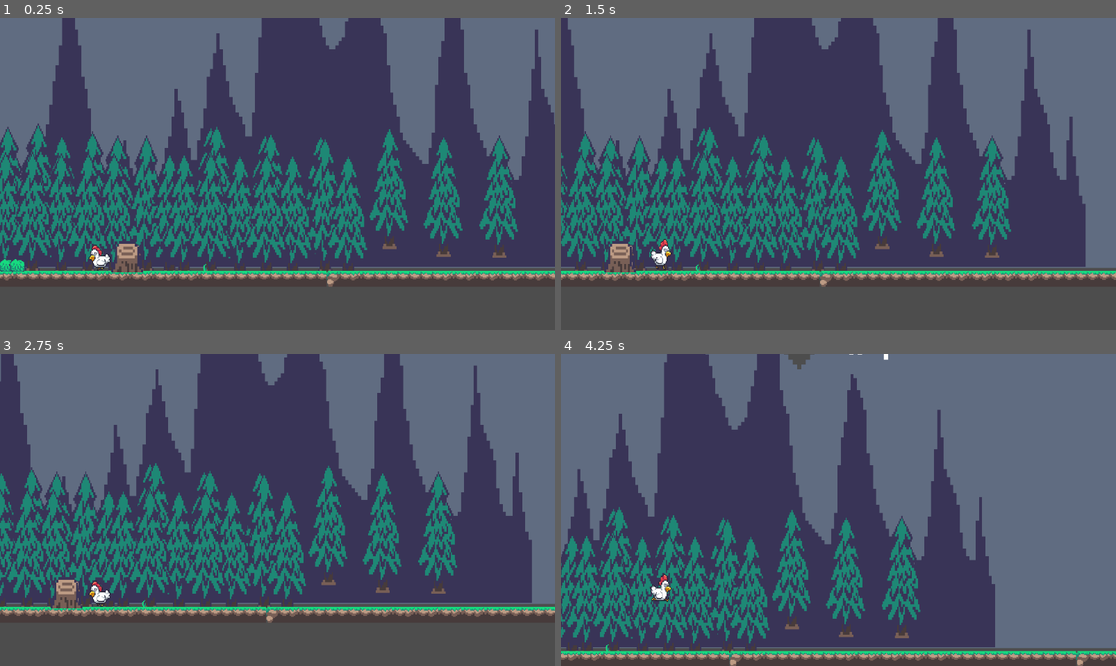
Above: before the commit, frames 1-4 (two rows, left to right).
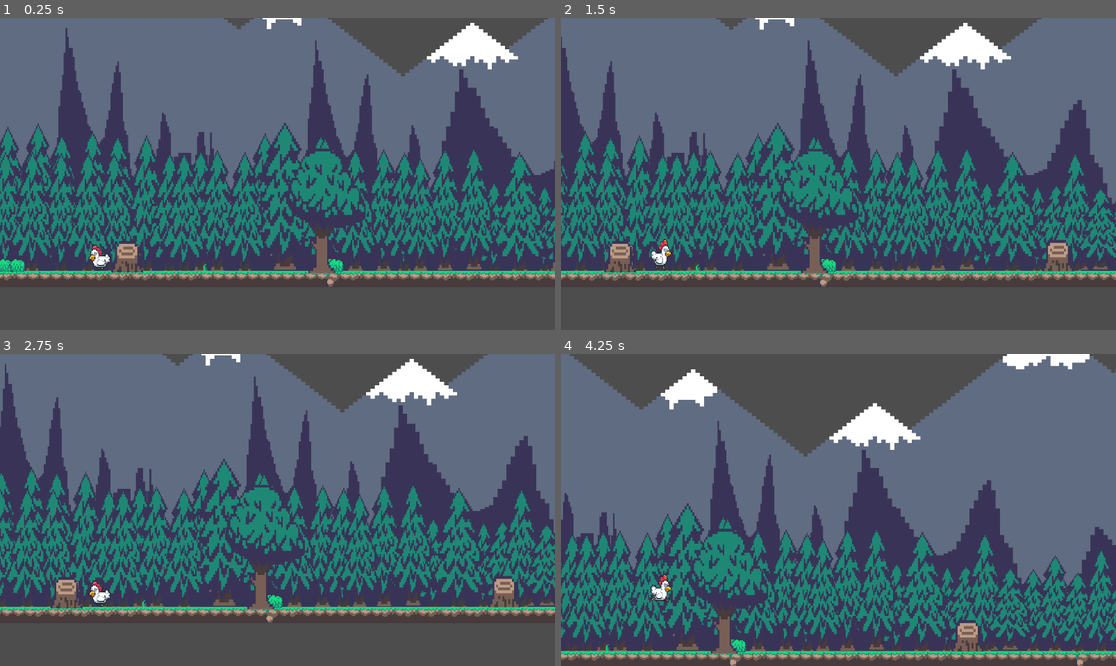
Above: after the commit, the same moments.

Repository: trafo30/Pollitosenfuga
Game: Godot game, scene res://scenes/Mundo_Tuto.tscn
Two runs of this game, one before a commit and one after it. Both use one fixed random seed, a clock stepped at 60 frames per second and the inputs below.
Inputs:
- Up to frame 1 (0.25 s): no input
- Up to frame 2 (1.5 s): tap Enter (ui_accept) at 0.5, 0.77 s; hold Right (ui_right) from 0.53 s (still down)
- Up to frame 3 (2.75 s): tap Enter (ui_accept) at 1.52 s; release Right (ui_right) at 2.03 s; hold Left (ui_left) from 2.03 s (still down)
- Up to frame 4 (4.25 s): release Left (ui_left) at 2.78 s; hold Right (ui_right) from 2.78 s (still down); tap Enter (ui_accept) at 3.02, 3.77 s

The runs differ from the first frame. In frame 1, 33% of the frame differs, in the area x 0-100%, y 0-87%; in frame 2, 36%; in frame 3, 36%; in frame 4, 49%, in the area x 0-100%, y 0-100%.

Commit message:
Update Mundo_Tuto.tscn

Diff:
--- a/scenes/Mundo_Tuto.tscn
+++ b/scenes/Mundo_Tuto.tscn
@@ -499,13 +499,23 @@
 [node name="Node2D" type="Node2D"]
 
 [node name="MountainsA" type="Sprite2D" parent="."]
-position = Vector2(287, -330.5)
-scale = Vector2(5.99219, 5.11719)
+position = Vector2(296, -227.75)
+scale = Vector2(5.99219, 3.44141)
 texture = ExtResource("1_2uqso")
 
 [node name="MountainsB" type="Sprite2D" parent="."]
-position = Vector2(87.5, -264.5)
-scale = Vector2(4.44922, 4.07031)
+position = Vector2(299, -117.25)
+scale = Vector2(5.97656, 2.08984)
+texture = ExtResource("1_kimao")
+
+[node name="MountainsB2" type="Sprite2D" parent="."]
+position = Vector2(-144, -151.125)
+scale = Vector2(2.47266, 2.29492)
+texture = ExtResource("1_kimao")
+
+[node name="MountainsB3" type="Sprite2D" parent="."]
+position = Vector2(201, -138)
+scale = Vector2(2.47266, 2.29492)
 texture = ExtResource("1_kimao")
 
 [node name="TreeB" type="Sprite2D" parent="."]
@@ -549,8 +559,8 @@
 texture = ExtResource("2_pg57t")
 
 [node name="TreeB9" type="Sprite2D" parent="."]
-position = Vector2(-210, -80)
-scale = Vector2(1.79167, 2.67188)
+position = Vector2(-214.5, -83.2499)
+scale = Vector2(1.97917, 2.77344)
 texture = ExtResource("2_pg57t")
 
 [node name="TreeB10" type="Sprite2D" parent="."]
@@ -569,11 +579,16 @@
 texture = ExtResource("2_pg57t")
 
 [node name="TreeB13" type="Sprite2D" parent="."]
-position = Vector2(128, -109)
+position = Vector2(114, -84)
 scale = Vector2(1.79167, 2.67188)
 texture = ExtResource("2_pg57t")
 
 [node name="TreeB14" type="Sprite2D" parent="."]
+position = Vector2(203, -101)
+scale = Vector2(1.79167, 2.67188)
+texture = ExtResource("2_pg57t")
+
+[node name="TreeB39" type="Sprite2D" parent="."]
 position = Vector2(203, -101)
 scale = Vector2(1.79167, 2.67188)
 texture = ExtResource("2_pg57t")
@@ -629,27 +644,132 @@
 texture = ExtResource("2_pg57t")
 
 [node name="TreeB25" type="Sprite2D" parent="."]
-position = Vector2(375, -108)
+position = Vector2(367, -85)
 scale = Vector2(1.79167, 2.67188)
 texture = ExtResource("2_pg57t")
 
 [node name="TreeB26" type="Sprite2D" parent="."]
-position = Vector2(450, -99.9998)
+position = Vector2(396, -82)
 scale = Vector2(1.79167, 2.67188)
 texture = ExtResource("2_pg57t")
 
 [node name="TreeB27" type="Sprite2D" parent="."]
-position = Vector2(527, -98.9998)
-scale = Vector2(1.79167, 2.67188)
+position = Vector2(452, -86)
+scale = Vector2(1.79167, 2.67188)
+texture = ExtResource("2_pg57t")
+
+[node name="TreeB27" type="Sprite2D" parent="TreeB27"]
+position = Vector2(-123.907, -6.73683)
+scale = Vector2(1.52374, 1.20144)
+texture = ExtResource("2_pg57t")
+
+[node name="TreeB37" type="Sprite2D" parent="."]
+position = Vector2(520, -61)
+scale = Vector2(1.64584, 2.02344)
+texture = ExtResource("2_pg57t")
+
+[node name="TreeB38" type="Sprite2D" parent="."]
+position = Vector2(297, -96)
+scale = Vector2(1.64584, 2.02344)
+texture = ExtResource("2_pg57t")
+
+[node name="TreeB27" type="Sprite2D" parent="TreeB38"]
+position = Vector2(178.025, 18.2857)
+scale = Vector2(0.819887, 0.942118)
+texture = ExtResource("2_pg57t")
+
+[node name="TreeB37" type="Sprite2D" parent="TreeB38"]
+position = Vector2(193.823, 17.7915)
+scale = Vector2(1.13937, 0.949944)
+texture = ExtResource("2_pg57t")
+
+[node name="TreeB38" type="Sprite2D" parent="TreeB38"]
+position = Vector2(214.481, 19.2741)
+scale = Vector2(1.1014, 0.865002)
+texture = ExtResource("2_pg57t")
+
+[node name="TreeB39" type="Sprite2D" parent="TreeB38"]
+position = Vector2(156.759, 6.91891)
+scale = Vector2(1.37988, 1.32832)
+texture = ExtResource("2_pg57t")
+
+[node name="TreeB39" type="Sprite2D" parent="TreeB38/TreeB39"]
+position = Vector2(67.8099, 9.30136)
+scale = Vector2(0.708287, 0.675788)
+texture = ExtResource("2_pg57t")
+
+[node name="TreeB40" type="Sprite2D" parent="TreeB38/TreeB39"]
+position = Vector2(81.1529, 5.60384)
+scale = Vector2(0.757774, 0.791335)
+texture = ExtResource("2_pg57t")
+
+[node name="TreeB41" type="Sprite2D" parent="TreeB38/TreeB39"]
+position = Vector2(94.9565, 10.243)
+scale = Vector2(0.782518, 0.657268)
+texture = ExtResource("2_pg57t")
+
+[node name="TreeB42" type="Sprite2D" parent="TreeB38/TreeB39"]
+position = Vector2(109.2, 4.0926)
+scale = Vector2(0.721502, 0.857649)
+texture = ExtResource("2_pg57t")
+
+[node name="TreeB43" type="Sprite2D" parent="TreeB38/TreeB39"]
+position = Vector2(122.41, 9.25773)
+scale = Vector2(0.721502, 0.684612)
+texture = ExtResource("2_pg57t")
+
+[node name="TreeB44" type="Sprite2D" parent="TreeB38/TreeB39"]
+position = Vector2(133.567, 4.25681)
+scale = Vector2(0.654301, 0.865507)
+texture = ExtResource("2_pg57t")
+
+[node name="TreeB45" type="Sprite2D" parent="TreeB38/TreeB39"]
+position = Vector2(147.068, 8.08127)
+scale = Vector2(0.654301, 0.717608)
+texture = ExtResource("2_pg57t")
+
+[node name="TreeB46" type="Sprite2D" parent="TreeB38/TreeB39"]
+position = Vector2(159.838, 8.18519)
+scale = Vector2(0.654301, 0.748298)
 texture = ExtResource("2_pg57t")
 
 [node name="TreeB28" type="Sprite2D" parent="."]
-position = Vector2(136, -110.5)
+position = Vector2(137, -84)
 scale = Vector2(1.79167, 2.67188)
 texture = ExtResource("2_pg57t")
 
 [node name="TreeB29" type="Sprite2D" parent="."]
-position = Vector2(211, -102.5)
+position = Vector2(952, -76)
+scale = Vector2(1.79167, 2.67188)
+texture = ExtResource("2_pg57t")
+
+[node name="TreeB41" type="Sprite2D" parent="."]
+position = Vector2(985, -77)
+scale = Vector2(1.79167, 2.67188)
+texture = ExtResource("2_pg57t")
+
+[node name="TreeB42" type="Sprite2D" parent="."]
+position = Vector2(1019, -78)
+scale = Vector2(1.79167, 2.67188)
+texture = ExtResource("2_pg57t")
+
+[node name="TreeB43" type="Sprite2D" parent="."]
+position = Vector2(1034, -85)
+scale = Vector2(1.79167, 2.67188)
+texture = ExtResource("2_pg57t")
+
+[node name="TreeB44" type="Sprite2D" parent="."]
+position = Vector2(976, -62)
+scale = Vector2(1.52084, 1.92969)
+texture = ExtResource("2_pg57t")
+
+[node name="TreeB45" type="Sprite2D" parent="."]
+position = Vector2(905, -51)
+scale = Vector2(1.42709, 1.6211)
+texture = ExtResource("2_pg57t")
+
+[node name="TreeB40" type="Sprite2D" parent="."]
+position = Vector2(642, -82)
 scale = Vector2(1.79167, 2.67188)
 texture = ExtResource("2_pg57t")
 
@@ -659,17 +779,17 @@
 texture = ExtResource("2_pg57t")
 
 [node name="TreeB31" type="Sprite2D" parent="."]
-position = Vector2(168, -79.9998)
+position = Vector2(175, -82)
 scale = Vector2(1.79167, 2.67188)
 texture = ExtResource("2_pg57t")
 
 [node name="TreeB32" type="Sprite2D" parent="."]
-position = Vector2(241, -79.9998)
-scale = Vector2(1.79167, 2.67188)
+position = Vector2(418, -79)
+scale = Vector2(1.64583, 2.46875)
 texture = ExtResource("2_pg57t")
 
 [node name="TreeB33" type="Sprite2D" parent="."]
-position = Vector2(318, -79.9998)
+position = Vector2(328, -85)
 scale = Vector2(1.79167, 2.67188)
 texture = ExtResource("2_pg57t")
 
@@ -679,12 +799,12 @@
 texture = ExtResource("2_pg57t")
 
 [node name="TreeB35" type="Sprite2D" parent="."]
-position = Vector2(128, -81.4998)
-scale = Vector2(1.79167, 2.67188)
+position = Vector2(677, -59)
+scale = Vector2(1.85417, 1.78907)
 texture = ExtResource("2_pg57t")
 
 [node name="TreeB36" type="Sprite2D" parent="."]
-position = Vector2(205, -80.4998)
+position = Vector2(492, -87)
 scale = Vector2(1.79167, 2.67188)
 texture = ExtResource("2_pg57t")
 
@@ -705,20 +825,28 @@
 zoom = Vector2(1.5, 2.02)
 
 [node name="Bush" type="Sprite2D" parent="."]
-position = Vector2(-154, -7)
+position = Vector2(-156, -7)
 texture = ExtResource("11_jcvt6")
 
 [node name="Bush2" type="Sprite2D" parent="."]
 position = Vector2(-139, -7)
 texture = ExtResource("11_jcvt6")
 
+[node name="Bush3" type="Sprite2D" parent="."]
+position = Vector2(290, -8)
+texture = ExtResource("11_jcvt6")
+
+[node name="Bush4" type="Sprite2D" parent="."]
+position = Vector2(302, -7)
+texture = ExtResource("11_jcvt6")
+
 [node name="Tree" type="Sprite2D" parent="."]
 position = Vector2(933, -115.75)
 scale = Vector2(3.70833, 3.76042)
 
 [node name="Tree2" type="Sprite2D" parent="."]
-position = Vector2(931.5, -102.25)
-scale = Vector2(3.1875, 3.28125)
+position = Vector2(287, -63)
+scale = Vector2(2.34375, 2.72396)
 texture = ExtResource("12_d7pa6")
 flip_h = true
 
@@ -727,6 +855,16 @@
 scale = Vector2(2.75, 2.9375)
 texture = ExtResource("9_rlg73")
 
+[node name="TreeTrunk3" type="Sprite2D" parent="."]
+position = Vector2(619, -23)
+scale = Vector2(2.75, 2.9375)
+texture = ExtResource("9_rlg73")
+
+[node name="TreeTrunk4" type="Sprite2D" parent="."]
+position = Vector2(1002.5, -10.25)
+scale = Vector2(1.6875, 1.46875)
+texture = ExtResource("9_rlg73")
+
 [node name="WoodStakes" type="Sprite2D" parent="."]
 position = Vector2(-176, -117)
 scale = Vector2(0.53125, 1)
